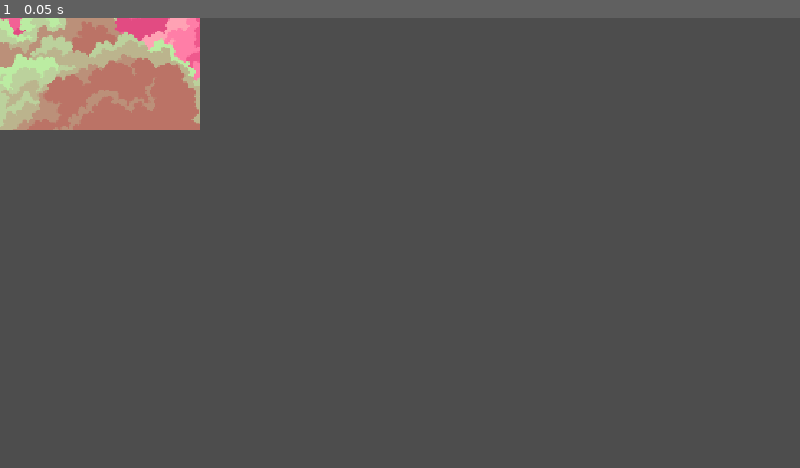
Above: before the commit, frame 1.
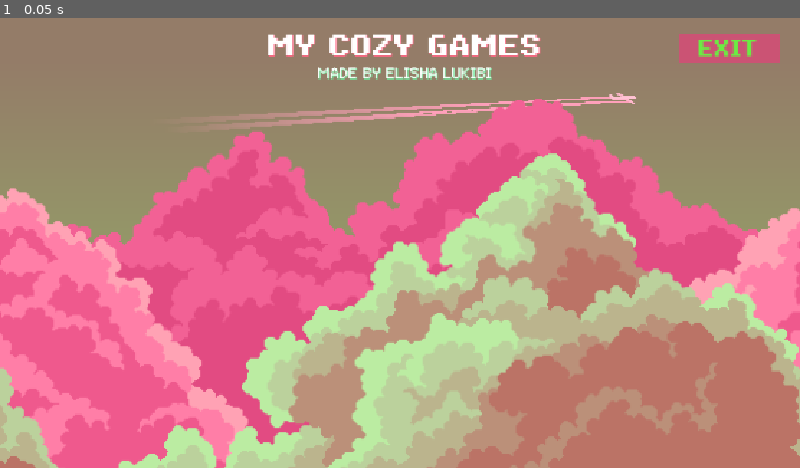
Above: after the commit, the same moment.

Repository: banibaret-commits/Game_Programming_Portfolio
Game: Godot game, scene res://Scenes/menu.tscn
The game is run twice, just before and just after one commit, with the same random seed, the same clock (stepped at 60 frames per second) and the same inputs. The project has no main scene, so this scene is started directly. Sound files missing from this copy of the repository are replaced by a short silence.
Inputs:
- Up to frame 1 (0.05 s): no input

The runs differ from the first frame. In frame 1, 100% of the frame differs, in the area x 0-100%, y 0-100%.

Commit message:
exit_button configuration

Diff:
--- /dev/null
+++ b/game-portfolio/Scenes/Menu_Audio.tscn
@@ -0,0 +1,7 @@
+[gd_scene format=3 uid="uid://w5lvlgd0vlh6"]
+
+[ext_resource type="AudioStream" uid="uid://be02mlbsh1vu1" path="res://Assets/Menu/poopie pack/poopie pack/start.wav" id="1_xlmnt"]
+
+[node name="AudioStreamPlayer2D" type="AudioStreamPlayer2D" unique_id=1993091919]
+stream = ExtResource("1_xlmnt")
+autoplay = true
--- /dev/null
+++ b/game-portfolio/Scenes/exit_button.gd
@@ -0,0 +1,11 @@
+extends Button
+
+
+# Called when the node enters the scene tree for the first time.
+func _ready() -> void:
+	pass # Replace with function body.
+
+
+# Called every frame. 'delta' is the elapsed time since the previous frame.
+func _process(delta: float) -> void:
+	pass
--- /dev/null
+++ b/game-portfolio/Scenes/menu.gd
@@ -0,0 +1,17 @@
+extends Node2D
+
+
+# Called when the node enters the scene tree for the first time.
+func _ready() -> void:
+	pass # Replace with function body.
+
+
+# Called every frame. 'delta' is the elapsed time since the previous frame.
+func _process(delta: float) -> void:
+	pass
+
+# Exit Button
+func _on_exit_button_pressed() -> void:
+	$ExitButton/AudioStreamPlayer2D.play()
+	await $ExitButton/AudioStreamPlayer2D.finished
+	get_tree().quit()
--- a/game-portfolio/Scenes/menu.tscn
+++ b/game-portfolio/Scenes/menu.tscn
@@ -1,5 +1,6 @@
 [gd_scene format=3 uid="uid://bk06fkhdrujn1"]
 
+[ext_resource type="Script" uid="uid://bbipp3hdnc1us" path="res://Scenes/menu.gd" id="1_6swd7"]
 [ext_resource type="Texture2D" uid="uid://l1dsyp70lqpq" path="res://Assets/Menu/New free backgrounds part1/background 2/1.png" id="1_wwsa2"]
 [ext_resource type="Texture2D" uid="uid://mp7v2ttfbn0m" path="res://Assets/Menu/New free backgrounds part1/background 2/2.png" id="2_jsrd8"]
 [ext_resource type="Texture2D" uid="uid://dyocg3yxfxxnx" path="res://Assets/Menu/New free backgrounds part1/background 2/3.png" id="3_wbdvm"]
@@ -7,6 +8,7 @@
 [ext_resource type="Texture2D" uid="uid://4ubcwq11grys" path="res://Assets/Menu/New free backgrounds part1/background 2/5.png" id="5_6swd7"]
 [ext_resource type="FontFile" uid="uid://b3avmjd1worfv" path="res://Assets/Menu/Pixeloid_Font_1_0 (1)/OpenType (.otf)/PixeloidSans-Bold.otf" id="6_wbdvm"]
 [ext_resource type="FontFile" uid="uid://cwf8rcnml0rvq" path="res://Assets/Menu/Pixeloid_Font_1_0 (1)/OpenType (.otf)/PixeloidSans.otf" id="7_q3rjx"]
+[ext_resource type="AudioStream" uid="uid://s12uqk62mk1f" path="res://Assets/Menu/COLORALPHA 50 Menu Interface SFX/WAV/MI_SFX 29.wav" id="9_6swd7"]
 
 [sub_resource type="Theme" id="Theme_0nfyp"]
 Label/colors/font_shadow_color = Color(0.9989471, 0.4058072, 0.52094066, 1)
@@ -22,69 +24,92 @@
 Button/styles/normal = SubResource("StyleBoxFlat_nrw4g")
 
 [node name="Menu" type="Node2D" unique_id=112997396]
+script = ExtResource("1_6swd7")
 
 [node name="Background_I dont know if i keep blue ones" type="Node2D" parent="." unique_id=1942548108]
 
 [node name="Parallax2D" type="Parallax2D" parent="Background_I dont know if i keep blue ones" unique_id=75416375]
+scroll_offset = Vector2(20, 19)
 
 [node name="Sprite2D" type="Sprite2D" parent="Background_I dont know if i keep blue ones/Parallax2D" unique_id=2075502086]
 modulate = Color(0.5802759, 0.99999994, 0.6069235, 1)
+position = Vector2(554.25, 303.93802)
+scale = Vector2(2.0286458, 2.0493827)
 texture = ExtResource("1_wwsa2")
 
 [node name="Sprite2D2" type="Sprite2D" parent="Background_I dont know if i keep blue ones/Parallax2D" unique_id=1847143784]
+position = Vector2(561.05597, 303.93802)
+scale = Vector2(2.041861, 2.049)
 texture = ExtResource("2_jsrd8")
 
 [node name="Sprite2D3" type="Sprite2D" parent="Background_I dont know if i keep blue ones/Parallax2D" unique_id=19436852]
+position = Vector2(556, 303.93802)
+scale = Vector2(2.03125, 2.049)
 texture = ExtResource("3_wbdvm")
 
 [node name="Sprite2D4" type="Sprite2D" parent="Background_I dont know if i keep blue ones/Parallax2D" unique_id=982169246]
+position = Vector2(556.50006, 303.93802)
+scale = Vector2(2.029514, 2.049)
 texture = ExtResource("4_q3rjx")
 
 [node name="Sprite2D5" type="Sprite2D" parent="Background_I dont know if i keep blue ones/Parallax2D" unique_id=1366431849]
 modulate = Color(0.7321656, 1, 0.7467306, 1)
+position = Vector2(556, 300.93802)
+scale = Vector2(2.034722, 2.049)
 texture = ExtResource("5_6swd7")
 
 [node name="Title" type="MarginContainer" parent="." unique_id=402739186]
-anchors_preset = 5
-anchor_left = 0.5
-anchor_right = 0.5
-offset_left = -121.0
-offset_top = -153.0
-offset_right = 110.0
-offset_bottom = -122.0
-grow_horizontal = 2
+offset_left = 386.0
+offset_top = 14.0
+offset_right = 781.0
+offset_bottom = 92.0
+size_flags_vertical = 0
+offset_transform_enabled = true
 
 [node name="VBoxContainer" type="VBoxContainer" parent="Title" unique_id=370149851]
 layout_mode = 2
 size_flags_horizontal = 4
 size_flags_vertical = 4
+offset_transform_enabled = true
 
 [node name="Label" type="Label" parent="Title/VBoxContainer" unique_id=29625929]
 layout_mode = 2
 size_flags_horizontal = 4
+size_flags_vertical = 0
+offset_transform_enabled = true
 theme = SubResource("Theme_0nfyp")
 theme_override_colors/font_outline_color = Color(0, 0, 0, 1)
 theme_override_fonts/font = ExtResource("6_wbdvm")
-theme_override_font_sizes/font_size = 25
+theme_override_font_sizes/font_size = 40
 text = "MY COZY GAMES"
 
 [node name="Label2" type="Label" parent="Title/VBoxContainer" unique_id=1939880621]
 layout_mode = 2
 size_flags_horizontal = 4
+offset_transform_enabled = true
 theme_override_colors/font_shadow_color = Color(0.45591325, 0.9011736, 0.6174523, 1)
 theme_override_fonts/font = ExtResource("7_q3rjx")
+theme_override_font_sizes/font_size = 20
 text = "MADE BY ELISHA LUKIBI"
 
 [node name="ExitButton" type="Button" parent="." unique_id=804173042]
-offset_left = 223.0
-offset_top = -158.0
-offset_right = 284.0
-offset_bottom = -143.0
+offset_left = 978.0
+offset_top = 22.0
+offset_right = 1122.0
+offset_bottom = 65.0
+offset_transform_enabled = true
 theme = SubResource("Theme_ofgdy")
 theme_override_colors/font_color = Color(0.4205758, 0.92644745, 0.26149434, 1)
 theme_override_colors/font_pressed_color = Color(0.35028103, 0.9234885, 0.4500816, 1)
 theme_override_colors/font_hover_color = Color(0.9843137, 0.29411766, 0.5568628, 0.8509804)
 theme_override_fonts/font = ExtResource("6_wbdvm")
-theme_override_font_sizes/font_size = 10
+theme_override_font_sizes/font_size = 30
 text = "EXIT
 "
+
+[node name="AudioStreamPlayer2D" type="AudioStreamPlayer2D" parent="ExitButton" unique_id=70984939]
+position = Vector2(-978, -22)
+stream = ExtResource("9_6swd7")
+volume_db = 10.0
+
+[connection signal="pressed" from="ExitButton" to="." method="_on_exit_button_pressed"]
Not shown, added: game-portfolio/Scenes/exit_button.gd.uid
Not shown, added: game-portfolio/Scenes/menu.gd.uid
